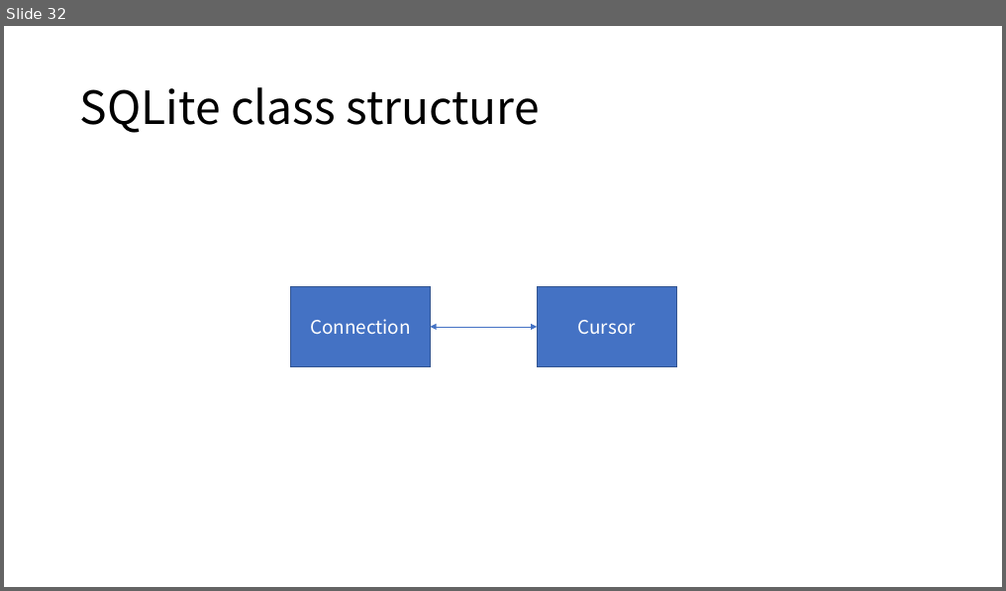
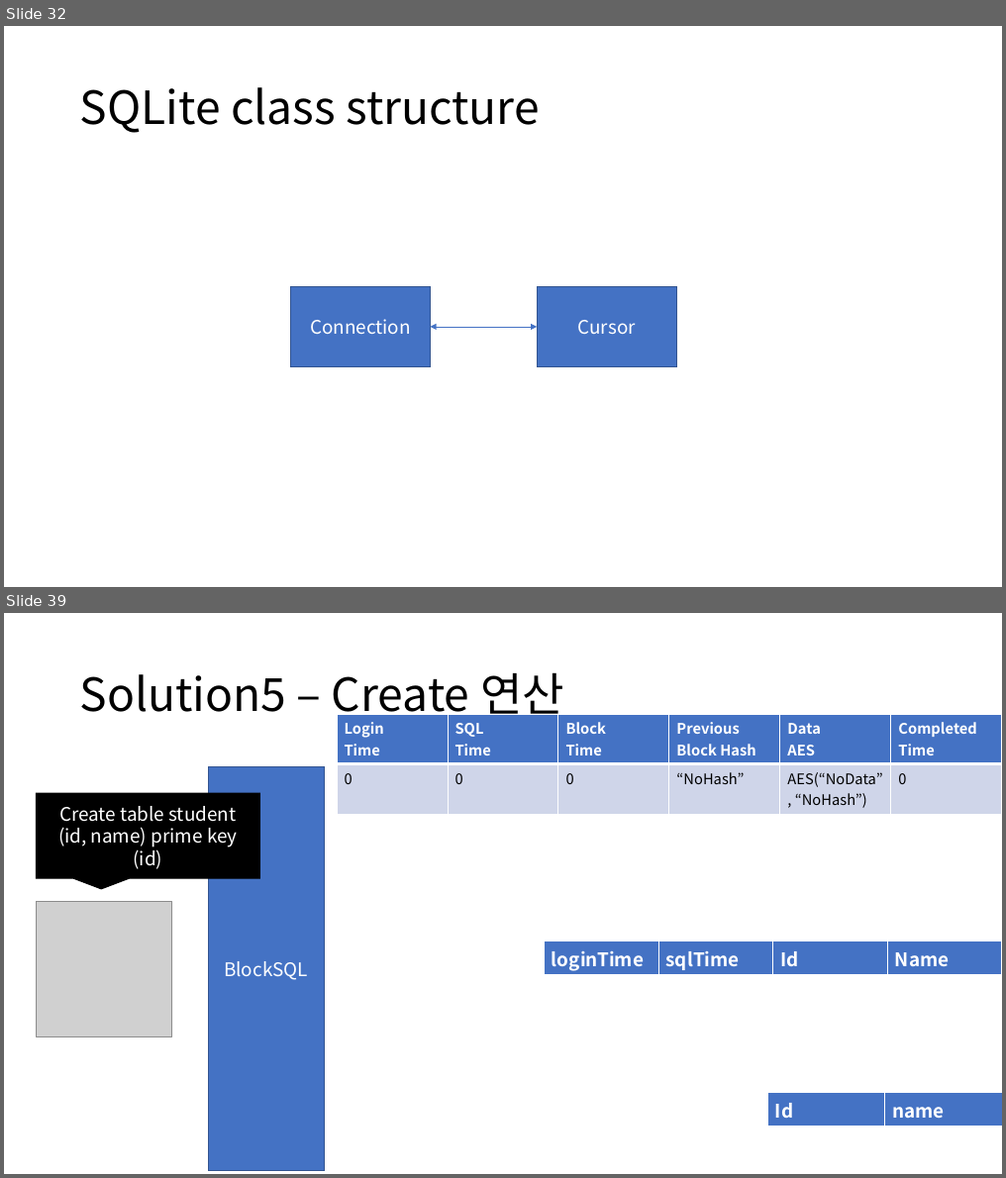
Before and after one commit to hslee1539/blockSQL, a slide deck: 컨셉.pptx. Shown one above the other, each under a label of ours: slide 32 before the commit, slides 32 and 39 after it; the slides between them are not shown. The pictures are 1006x591 and 1006x1178 pixels, drawn with LibreOffice and Linux fonts; fonts in the diff are those of the drawing; grey boxes stand for pictures. Boxes give left, top, right and bottom in pixels: in the first picture for what was removed or moved away, otherwise in the second. Text is boxed around its words. In the diff, an @@ line names an element or a change of style, - is before the commit and + after.

```diff
--- a/컨셉.pptx
+++ b/컨셉.pptx
@@ slide 39 added at box(4, 613, 1002, 1174), background #FFFFFF @@
@@ title added at box(80, 672, 564, 723), 44 pt, text #000000 @@
+Solution5 – Create 연산
@@ table added at box(337, 714, 1001, 812), 2 rows, 6 columns @@
+Login / Time | SQL / Time | Block / Time | Previous Block Hash | Data / AES | Completed Time
+0 | 0 | 0 | “NoHash” | AES(“NoData”, “NoHash”) | 0
@@ rectangle added at box(208, 767, 325, 1170), fill #4472C4, outline #325491 1 pt, 18 pt, text #FFFFFF @@
+BlockSQL
@@ speech box added at box(37, 793, 260, 878), fill #000000, outline #000000 1 pt, 18 pt, text #FFFFFF @@
+Create table student
+(id, name) prime key (id)
@@ picture added at box(37, 901, 171, 1037) @@
@@ table added at box(544, 941, 1002, 975), 1 rows, 4 columns @@
+loginTime | sqlTime | Id | Name
@@ table added at box(767, 1093, 1002, 1123), 1 rows, 2 columns @@
+Id | name
```
Also in this commit, not shown: 1 slide changed, 30 other slides added, 21 other files.
